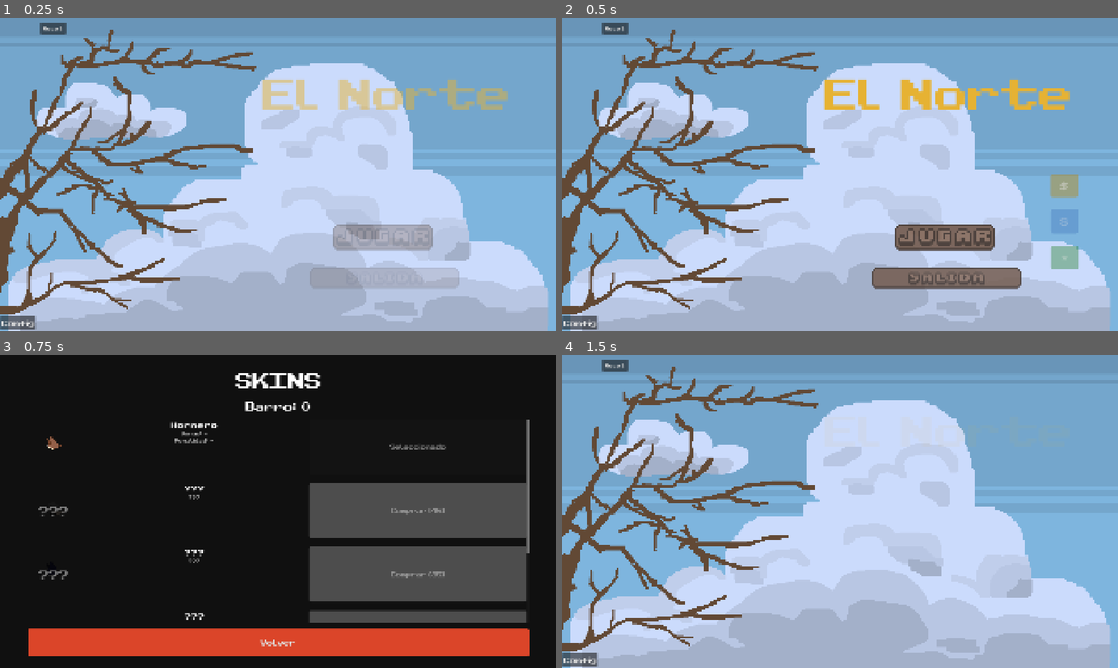
Above: before the commit, frames 1-4 (two rows, left to right).
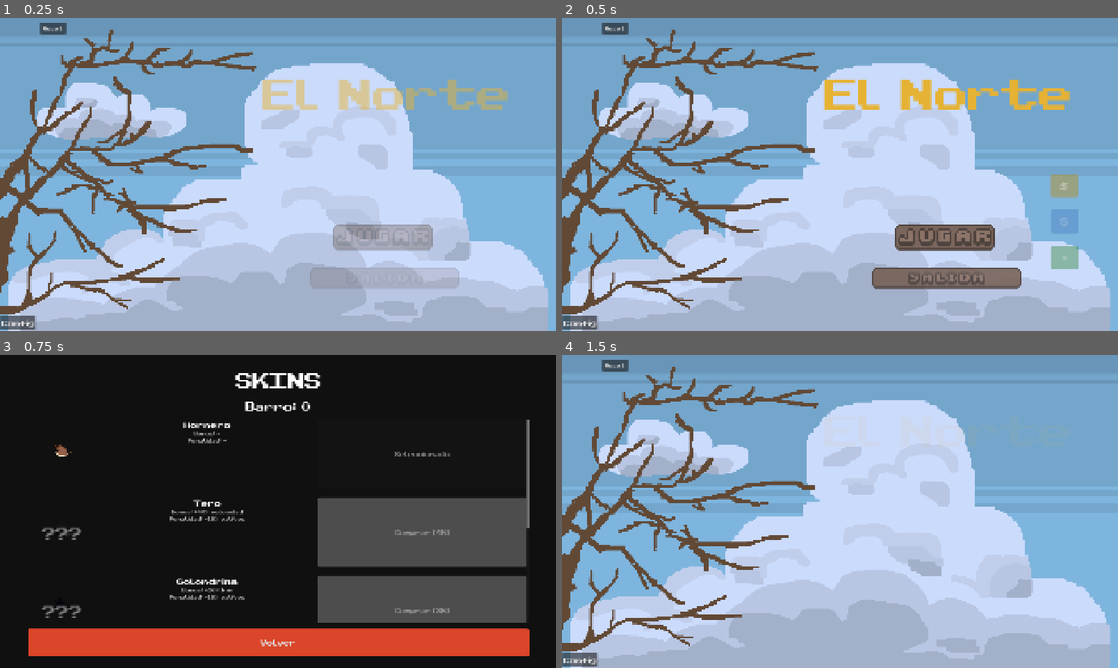
Above: after the commit, the same moments.

Repository: TomasMoreno21/El-Norte
Game: Godot game, scene res://scenes/menu/menu.tscn
The game is run twice, just before and just after one commit, with the same random seed, the same clock (stepped at 60 frames per second) and the same inputs.
Inputs:
- Up to frame 1 (0.25 s): no input
- Up to frame 2 (0.5 s): no input
- Up to frame 3 (0.75 s): click "S" at 0.5 s
- Up to frame 4 (1.5 s): click "Volver" at 1.25 s

Frames 1-2 are identical in both runs. In frame 3, 7.8% of the frame differs, in the area x 6-96%, y 21-86%; in frame 4, nothing differs.

Commit message:
feat: display mas grande (240x240) y stats visibles aunque este bloqueado

Diff:
--- a/scenes/skins/skins.gd
+++ b/scenes/skins/skins.gd
@@ -51,26 +51,24 @@
 	var tex: Texture2D = BIRD_SPRITES.get(bird_id) as Texture2D
 	if tex != null:
 		var container := CenterContainer.new()
-		container.custom_minimum_size = Vector2(180, 0)
+		container.custom_minimum_size = Vector2(240, 0)
 		container.size_flags_vertical = 3
 		container.mouse_filter = 2
 		var tr := TextureRect.new()
 		tr.texture = tex
 		tr.stretch_mode = TextureRect.STRETCH_KEEP_ASPECT_CENTERED
 		tr.mouse_filter = 2
+		container.add_child(tr)
 		if not owned:
 			tr.modulate = Color(0.15, 0.15, 0.15, 1.0)
 			var qmark := Label.new()
 			qmark.text = "???"
-			qmark.add_theme_font_size_override("font_size", 36)
+			qmark.add_theme_font_size_override("font_size", 48)
 			qmark.horizontal_alignment = HORIZONTAL_ALIGNMENT_CENTER
 			qmark.vertical_alignment = VERTICAL_ALIGNMENT_CENTER
 			qmark.modulate = Color(0.5, 0.5, 0.5)
 			qmark.mouse_filter = 2
-			container.add_child(tr)
 			container.add_child(qmark)
-		else:
-			container.add_child(tr)
 		return container
 	else:
 		var cr := ColorRect.new()
@@ -78,7 +76,7 @@
 			cr.color = Color(0.15, 0.15, 0.15)
 		else:
 			cr.color = BIRD_COLORS.get(bird_id, Color.WHITE)
-		cr.custom_minimum_size = Vector2(180, 0)
+		cr.custom_minimum_size = Vector2(240, 0)
 		cr.size_flags_vertical = 3
 		cr.mouse_filter = 2
 		return cr
@@ -97,7 +95,7 @@
 		var active = DataManager.active_bird == id
 
 		var row := HBoxContainer.new()
-		row.custom_minimum_size = Vector2(0, 190)
+		row.custom_minimum_size = Vector2(0, 240)
 		row.size_flags_horizontal = 3
 		row.add_theme_constant_override("separation", 20)
 
@@ -110,7 +108,7 @@
 		info_col.add_theme_constant_override("separation", 2)
 
 		var name_label := Label.new()
-		if not owned:
+		if not owned and bird.get("cost", 0) < 0:
 			name_label.text = "???"
 		else:
 			name_label.text = bird.get("name", "?")
@@ -118,7 +116,7 @@
 		name_label.horizontal_alignment = HORIZONTAL_ALIGNMENT_CENTER
 
 		var bonus_label := Label.new()
-		if not owned:
+		if not owned and bird.get("cost", 0) < 0:
 			bonus_label.text = "???"
 		else:
 			bonus_label.text = "Bonus: %s" % bird.get("Bonus", "—")
@@ -127,7 +125,7 @@
 		bonus_label.modulate = Color(0.7, 0.7, 0.7)
 
 		var penalty_label := Label.new()
-		if not owned:
+		if not owned and bird.get("cost", 0) < 0:
 			penalty_label.text = ""
 		else:
 			penalty_label.text = "Penalidad: %s" % bird.get("Penalidad", "—")
